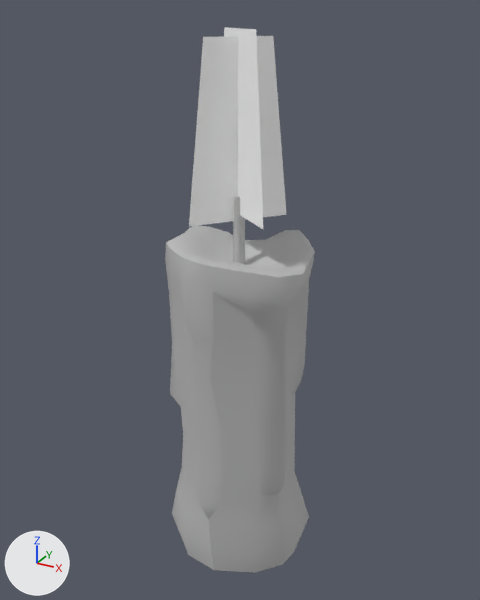
What one commit did to the FBX model Assets/3D_Artist/Models/SM_Candle_03.fbx.
Both versions are drawn from a 50 mm lens placed at (0.404, -0.729, 0.777), pointed at (-0.004, 0.012, 0.407). Lighting does not change. The marker at lower left points along +X, +Y and +Z. Where no turn or scale is listed for an object, it has been applied to the vertices.

In view in the first picture: 'Candle_3_low', 'candle_light_3'.
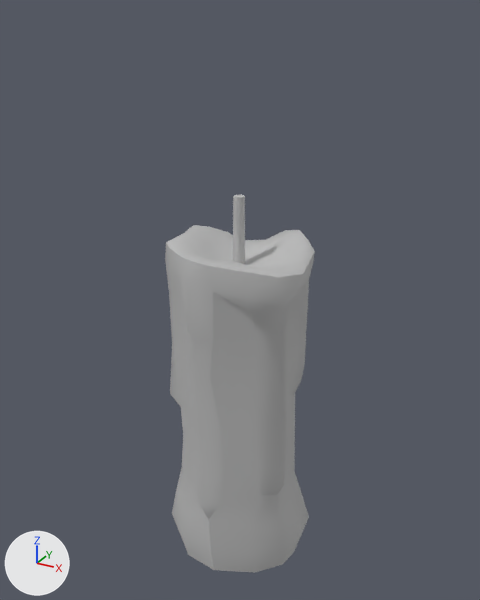
The change in detail:
Object 'candle_light_3' (ob_candle_light_3) is deleted.

Location of each change, [x1, y1, x2, y2] in pixels of the pictures (480 x 600 px):
'candle_light_3', deleted
    before: [189, 27, 287, 229]
